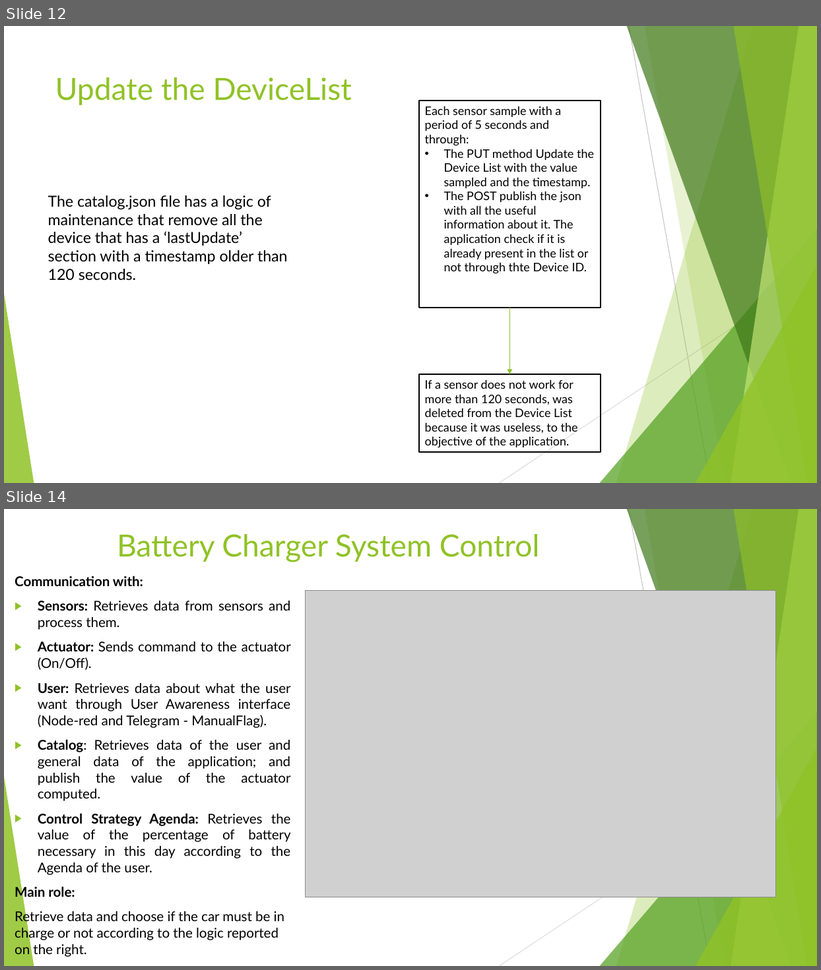
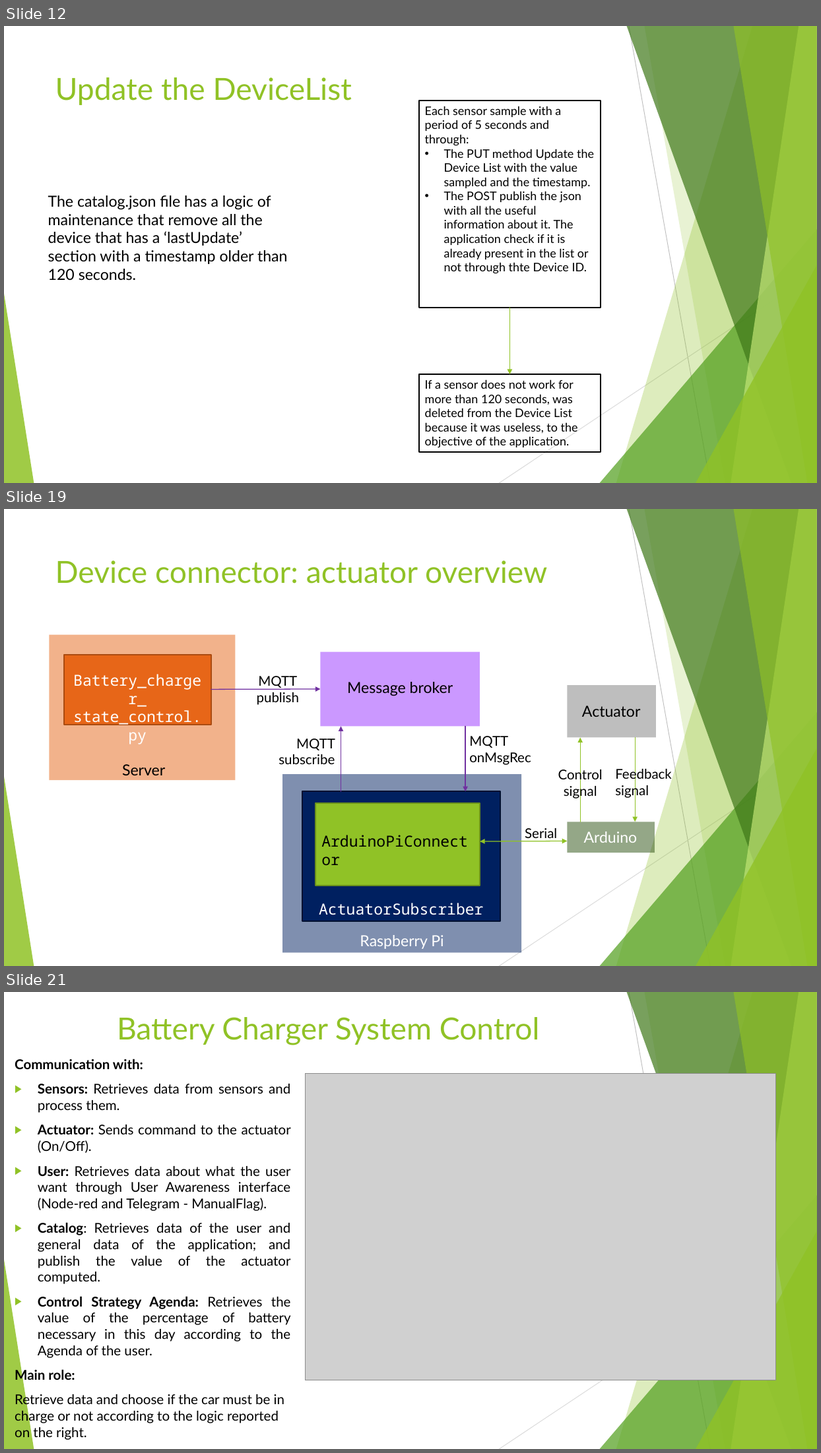
Before and after one commit to annageraci/Battery_Charger_Smart, a slide deck: Materiale Extra/Presentazione del progetto .pptx. Shown one above the other, each under a label of ours: slides 12 and 14 before the commit, slides 12, 19 and 21 after it; the slides between them are not shown. The pictures are 821x970 and 821x1453 pixels, drawn with LibreOffice and Linux fonts; fonts in the diff are those of the drawing; grey boxes stand for pictures. Boxes give left, top, right and bottom in pixels: in the first picture for what was removed or moved away, otherwise in the second. Text is boxed around its words. In the diff, an @@ line names an element or a change of style, - is before the commit and + after.

```diff
--- a/Materiale Extra/Presentazione del progetto .pptx
+++ b/Materiale Extra/Presentazione del progetto .pptx
@@ slide 19 added at [4,509,817,966], background #FFFFFF; not listed: 10 template elements that a slide beside it also shows @@
@@ title added at [55,560,547,584], 36 pt, text #90C226 @@
+Device connector: actuator overview
@@ rectangle added at [49,634,235,780], fill #E76618 at 50% opacity @@
@@ rectangle added at [64,655,211,725], fill #E76618, outline #AB4B12 1.5 pt @@
@@ rectangle added at [321,652,480,727], fill #9933FF at 50% opacity @@
@@ text added at [73,674,201,745], 18 pt, text #FFFFFF @@
+Battery_charger_
+state_control.py
@@ text added at [257,676,299,705], 16 pt, text #000000 @@
+MQTT
+publish
@@ text added at [347,682,453,696], 18 pt, text #000000 @@
+Message broker
@@ rectangle added at [568,685,657,738], fill #7F7F7F at 50% opacity @@
@@ arrow added from (211, 690) to (321, 689), #7030A0 1 pt @@
@@ text added at [582,706,641,717], 18 pt, text #000000 @@
+Actuator
@@ arrow added from (341, 792) to (341, 726), #7030A0 1 pt @@
@@ arrow added from (466, 726) to (466, 792), #7030A0 1 pt @@
@@ text added at [279,739,335,764], 16 pt, text #000000 @@
+MQTT subscribe
@@ text added at [469,736,531,765], 16 pt, text #000000 @@
+MQTT
+onMsgRec
@@ arrow added from (580, 822) to (580, 738), #90C226 1 pt @@
@@ arrow added from (636, 738) to (636, 822), #90C226 1 pt @@
@@ text added at [122,764,165,776], 18 pt, text #000000 @@
+Server
@@ rectangle added at [283,774,522,953], fill #002060 at 50% opacity @@
@@ text added at [558,768,603,799], 16 pt, text #000000 @@
+Control signal
@@ text added at [615,767,672,799], 16 pt, text #000000 @@
+Feedback signal
@@ rectangle added at [302,792,500,922], fill #002060, outline #001030 1.5 pt @@
@@ rectangle added at [316,803,480,886], fill #90C226, outline #6B901C 1.5 pt @@
@@ rectangle added at [568,822,655,853], fill #2A5010 at 50% opacity @@
@@ text added at [316,829,480,854], 18 pt, text #000000 @@
+ArduinoPiConnector
@@ double arrow added from (480, 842) to (568, 842), #90C226 1 pt @@
@@ text added at [525,828,557,842], 16 pt, text #000000 @@
+Serial
@@ text added at [584,832,638,843], 18 pt, text #FFFFFF @@
+Arduino
@@ text added at [319,903,483,916], 18 pt, text #FFFFFF @@
+ActuatorSubscriber
@@ text added at [360,935,444,949], 18 pt, text #FFFFFF @@
+Raspberry Pi
@@ what was slide 14 is now slide 21 @@
```
Also in this commit, not shown: 1 slide changed, 7 other slides added, 1 slide removed.
